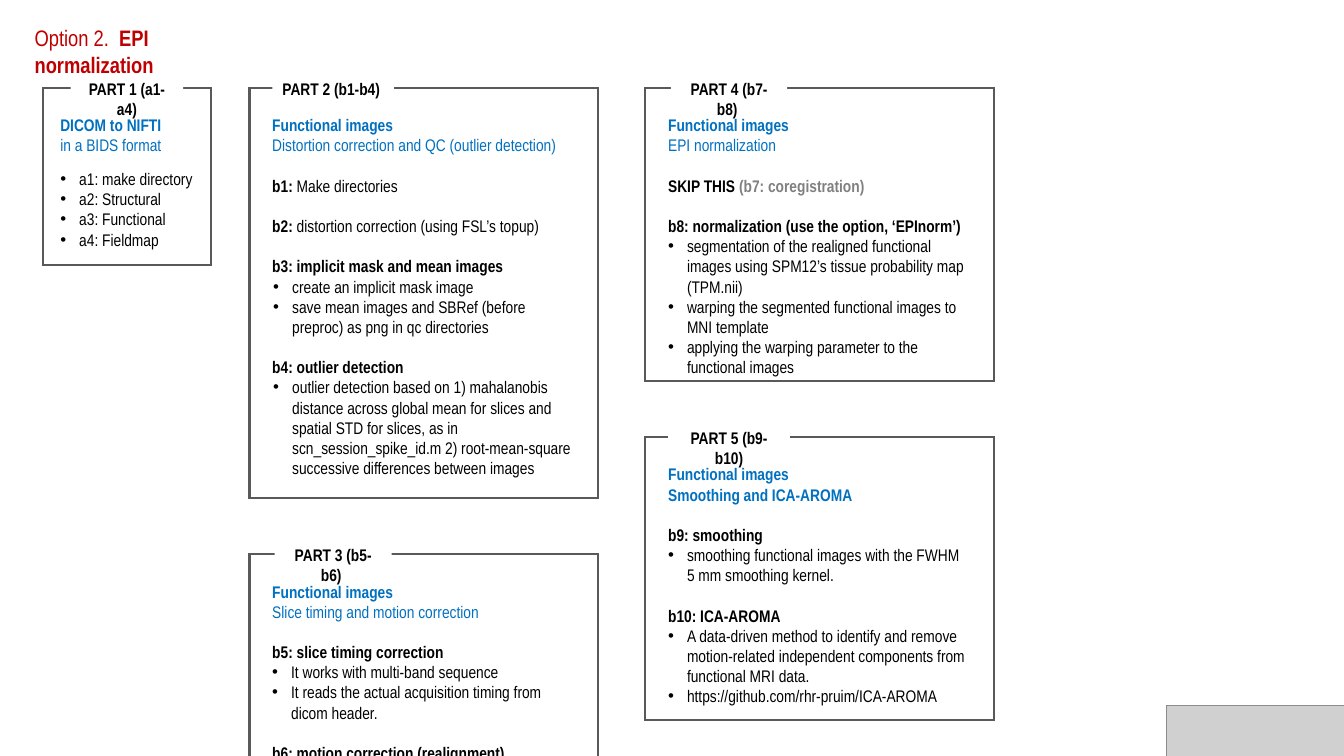
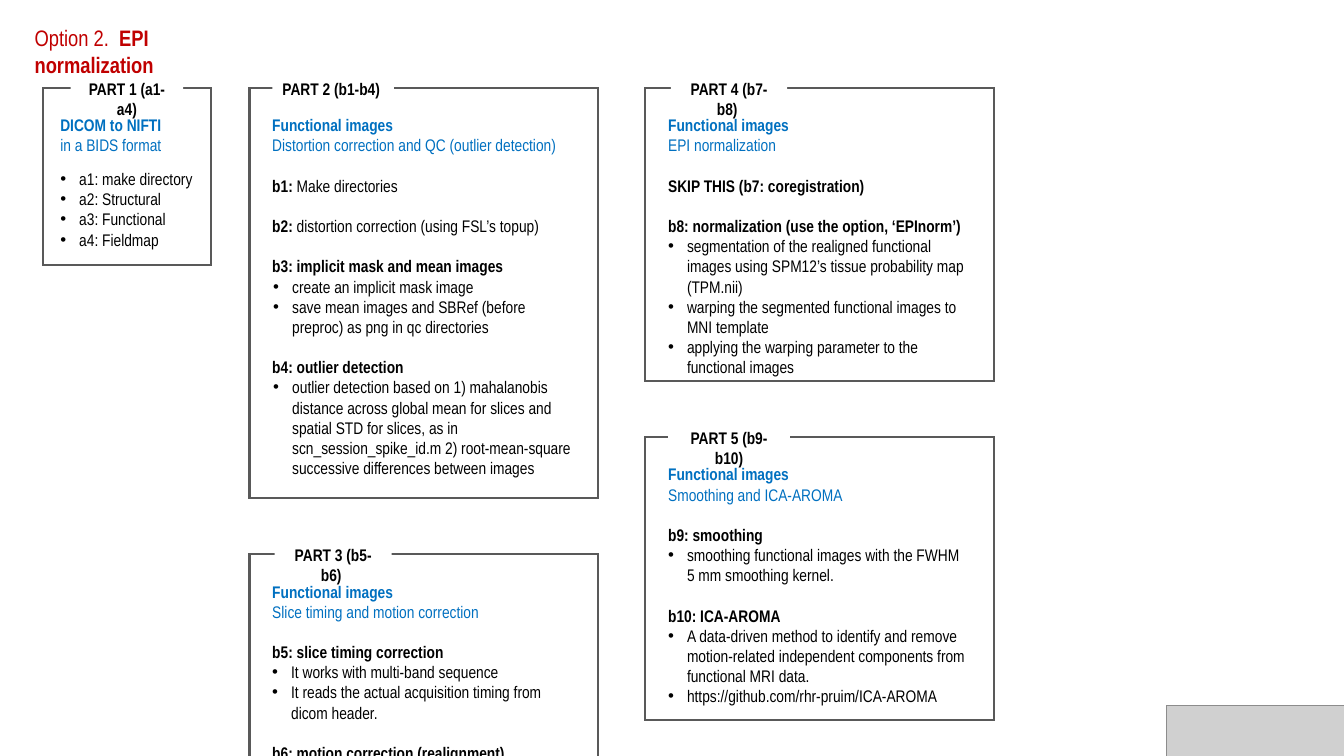
Before and after one commit to cocoanlab/humanfmri_preproc_bids, a slide deck: slide 2 of examples/pipeline_overview.pptx. Drawn at 1344x756 pixels with LibreOffice and Linux fonts; fonts in the diff are those of the drawing; grey boxes stand for pictures. Boxes give left, top, right and bottom in pixels: in the first picture for what was removed or moved away, otherwise in the second. Text is boxed around its words. In the diff, an @@ line names an element or a change of style, - is before the commit and + after.

```diff
--- a/examples/pipeline_overview.pptx
+++ b/examples/pipeline_overview.pptx
@@ text at <box>668,180,864,196</box>: text colour #808080 to #000000 in "(b7: coregistration)" @@
@@ text at <box>668,489,843,505</box>: bold off in "Smoothing and ICA-AROMA" @@
```
Also in this commit, not shown: 1 other slide changed, 2 other files.
